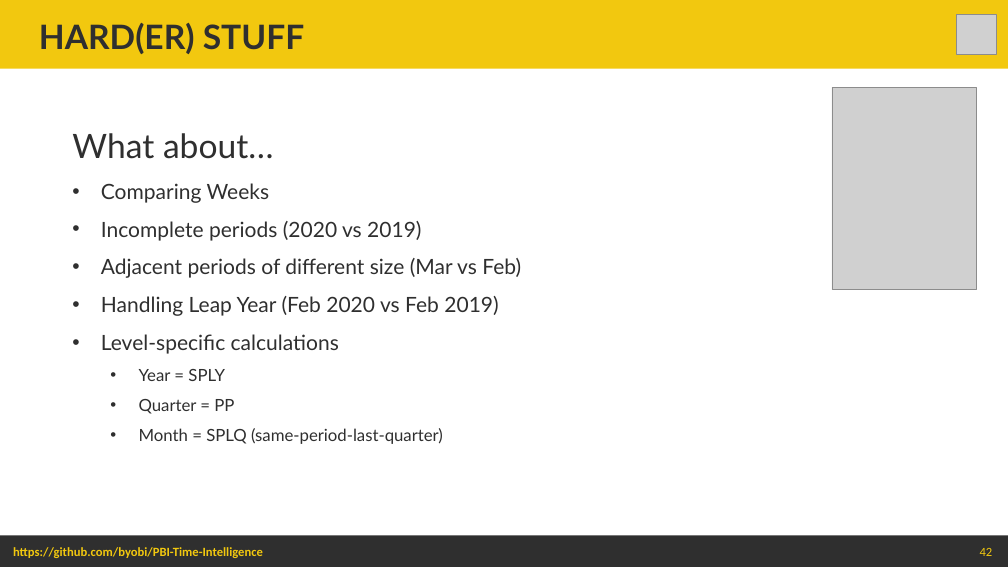
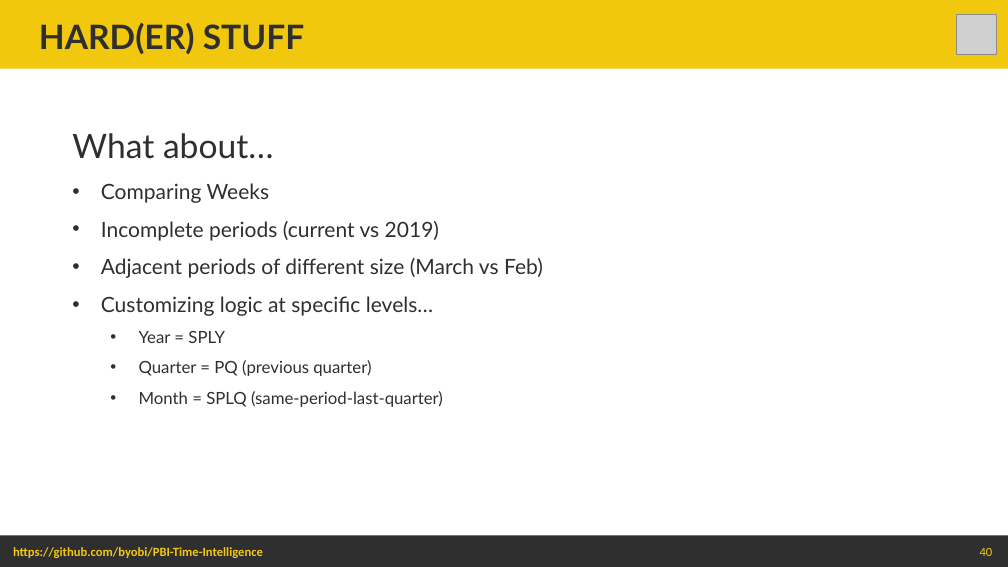
Before and after one commit to byobi/PBI-Time-Intelligence, a slide deck: slide 40 of Power BI Time Intelligence - Beyond the Basics.pptx (slide 42 before the commit). Drawn at 1008x567 pixels with LibreOffice and Linux fonts; fonts in the diff are those of the drawing; grey boxes stand for pictures. Boxes give left, top, right and bottom in pixels: in the first picture for what was removed or moved away, otherwise in the second. Text is boxed around its words. In the diff, an @@ line names an element or a change of style, - is before the commit and + after.

Commit message:
updated slides

```diff
--- a/Power BI Time Intelligence - Beyond the Basics.pptx
+++ b/Power BI Time Intelligence - Beyond the Basics.pptx
@@ picture removed at [833, 87, 977, 290] @@
@@ text at [101, 221, 543, 316]: text changed @@
-• Incomplete periods (2020 vs 2019)
-• Adjacent periods of different size (Mar vs Feb)
-• Handling Leap Year (Feb 2020 vs Feb 2019)
-• Level-specific calculations
+• Incomplete periods (current vs 2019)
+• Adjacent periods of different size (March vs Feb)
+• Customizing logic at specific levels…
@@ text at [139, 360, 371, 376]: text changed @@
-  • Quarter = PP
+  • Quarter = PQ (previous quarter)
@@ page number at [980, 548, 993, 556]: text changed @@
-42
+40
```
Also in this commit, not shown: 4 other slides changed, 4 slides added, 2 slides removed.
